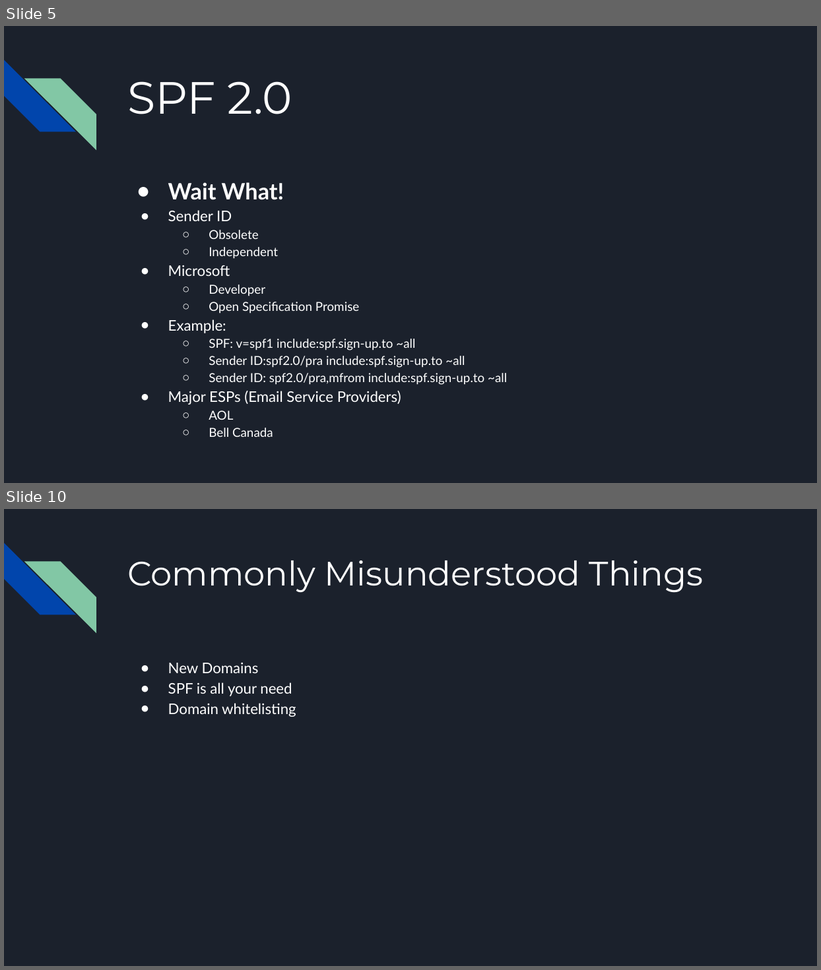
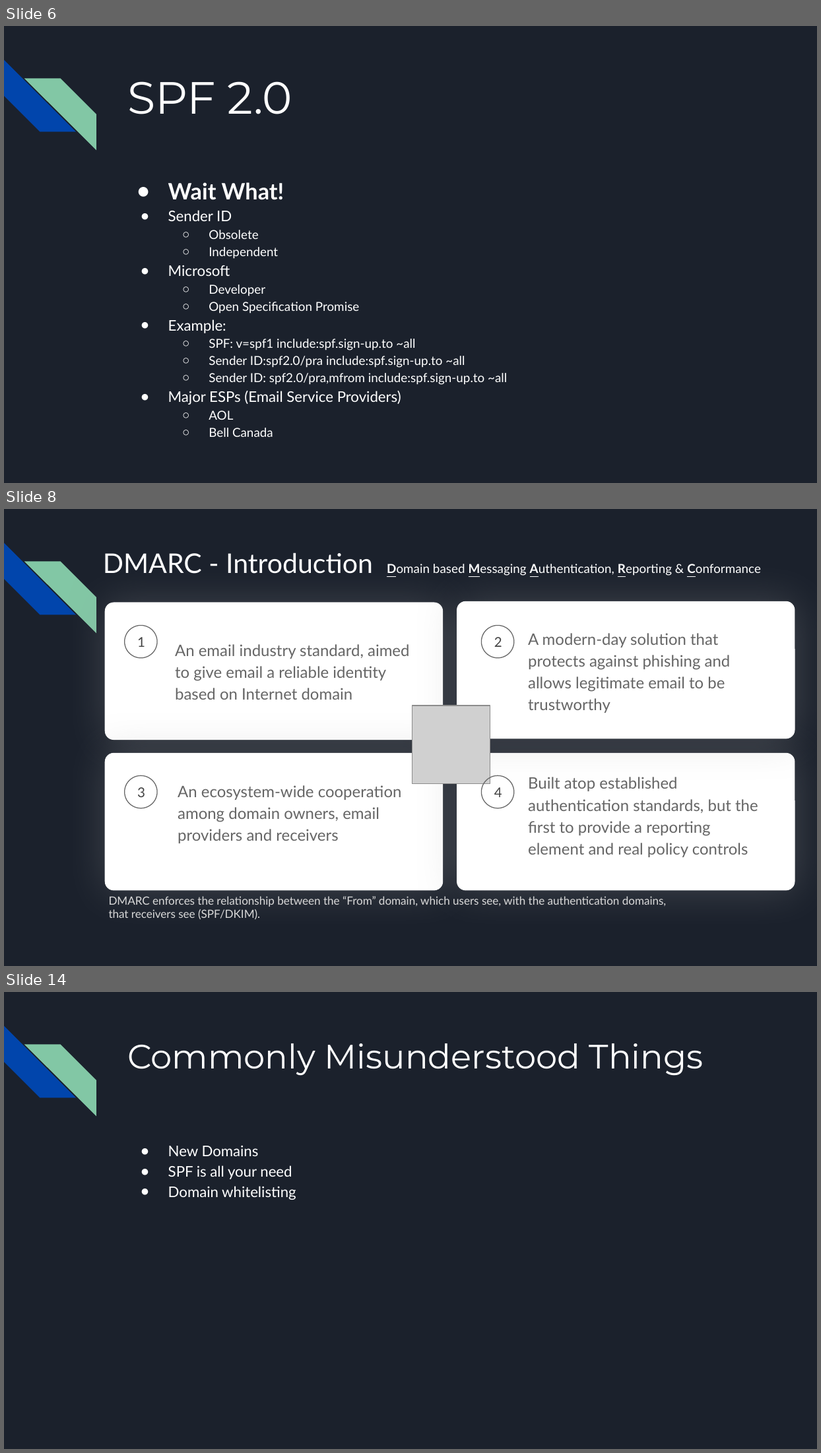
Before and after one commit to wesleykirkland/PowerShell-Email-Security, a slide deck: Presentation/Email Security.pptx. Shown one above the other, each under a label of ours: slides 5 and 10 before the commit, slides 6, 8 and 14 after it; the slides between them are not shown. The pictures are 821x970 and 821x1453 pixels, drawn with LibreOffice and Linux fonts; fonts in the diff are those of the drawing; grey boxes stand for pictures. Boxes give left, top, right and bottom in pixels: in the first picture for what was removed or moved away, otherwise in the second. Text is boxed around its words. In the diff, an @@ line names an element or a change of style, - is before the commit and + after.

```diff
--- a/Presentation/Email Security.pptx
+++ b/Presentation/Email Security.pptx
@@ slide 8 added at (4, 509, 817, 966), background #1B212C; not listed: 2 template elements that a slide beside it also shows @@
@@ title added at (103, 553, 761, 576), 11 pt, text #FFFFFF @@
+DMARC - Introduction Domain based Messaging Authentication, Reporting & Conformance
@@ rounded rectangle added at (105, 603, 443, 740), fill #FFFFFF @@
@@ rounded rectangle added at (457, 601, 795, 739), fill #FFFFFF @@
@@ ellipse added at (124, 625, 157, 657), outline #666666 0.75 pt, 12 pt, text #434343 @@
+1
@@ ellipse added at (481, 625, 514, 657), outline #666666 0.75 pt, 12 pt, text #434343 @@
+2
@@ text added at (175, 644, 409, 700), 14 pt, text #666666 @@
+An email industry standard, aimed to give email a reliable identity based on Internet domain
@@ text added at (528, 633, 731, 713), 14 pt, text #666666 @@
+A modern-day solution that protects against phishing and allows legitimate email to be trustworthy
@@ picture added at (412, 706, 490, 784) @@
@@ rounded rectangle added at (105, 753, 443, 890), fill #FFFFFF @@
@@ rounded rectangle added at (457, 753, 795, 890), fill #FFFFFF @@
@@ ellipse added at (124, 776, 157, 808), outline #666666 0.75 pt, 12 pt, text #434343 @@
+3
@@ text added at (178, 786, 402, 844), 14 pt, text #666666 @@
+An ecosystem-wide cooperation among domain owners, email providers and receivers
@@ ellipse added at (481, 776, 514, 808), outline #666666 0.75 pt, 12 pt, text #434343 @@
+4
@@ text added at (528, 777, 758, 857), 14 pt, text #666666 @@
+Built atop established authentication standards, but the first to provide a reporting element and real policy controls
@@ text added at (109, 896, 667, 920), 10 pt, text #D9D9D9 @@
+DMARC enforces the relationship between the “From” domain, which users see, with the authentication domains, that receivers see (SPF/DKIM).
@@ what was slide 5 is now slide 6 @@
@@ what was slide 10 is now slide 14 @@
```
Also in this commit, not shown: 11 slides changed, 3 other slides added.
